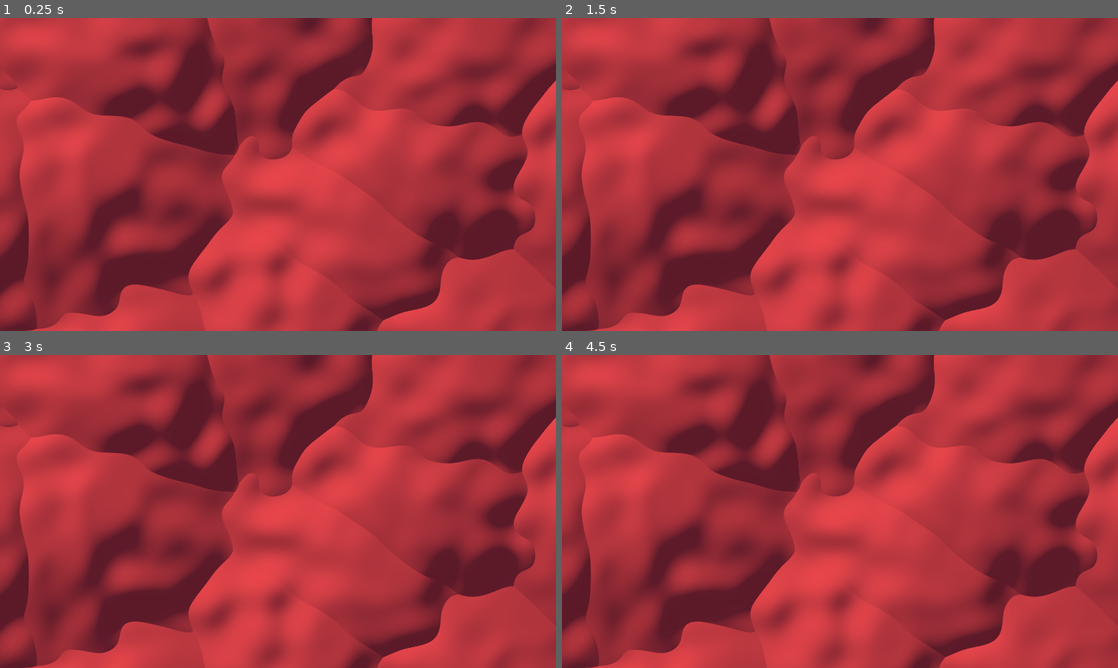
Above: before the commit, frames 1-4 (two rows, left to right).
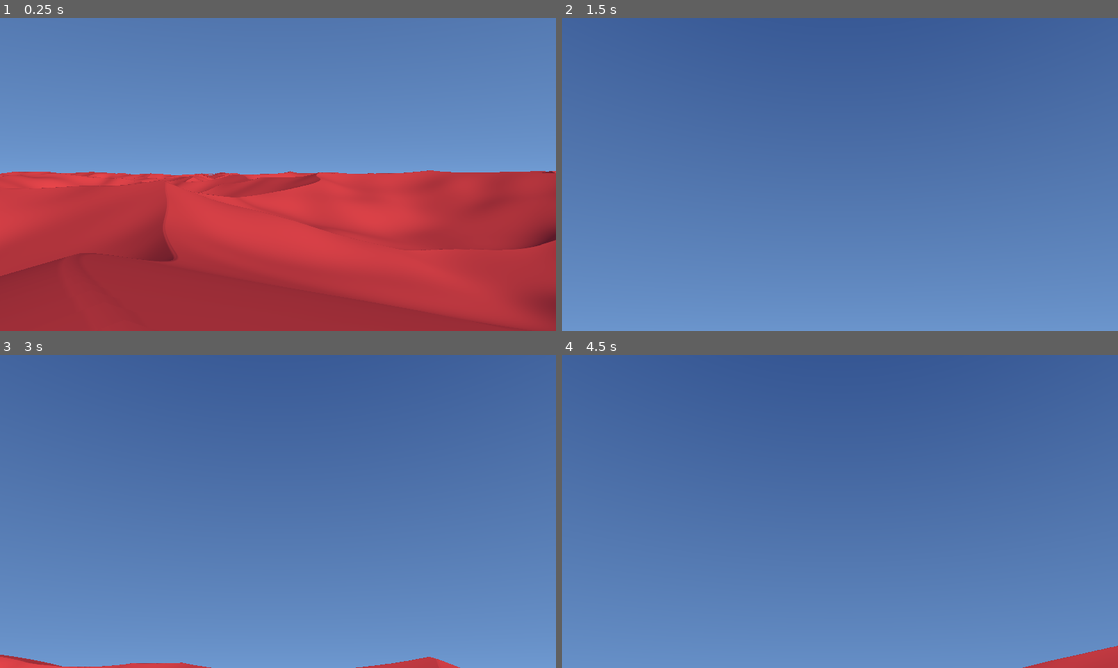
Above: after the commit, the same moments.

Repository: timo-eberl/realtime-graphics-exercises
Game: Godot game, scene res://scene.tscn
Same seed, same stepped clock (60 frames per second), same inputs: the game is played once before the commit and once after it.
Inputs (mouse positions are in pixels of both pictures, inside the frame that each line leads up to):
- Up to frame 1 (0.25 s): no input
- Up to frame 2 (1.5 s): tap Enter at 0.5 s; move the mouse to (867, 174) at 0.52 s; hold W (move_forward) from 0.53 s (still down); tap R at 0.6 s; move the mouse to (812, 174) at 1.27 s; tap M at 1.35 s
- Up to frame 3 (3 s): keep holding W (move_forward); tap Space at 2 s; move the mouse to (289, 505) at 2.02 s; tap N at 2.1 s; tap Enter at 2.75 s; move the mouse to (272, 517) at 2.77 s; tap L at 2.85 s
- Up to frame 4 (4.5 s): keep holding W (move_forward); move the mouse to (878, 514) at 3.52 s; tap 1 at 3.6 s; move the mouse to (795, 508) at 4.27 s; tap 2 at 4.35 s

The runs differ from the first frame. In frame 1, 79% of the frame differs, in the area x 0-100%, y 0-100%; in frame 2, 100%; in frame 3, 99%; in frame 4, 100%.

Commit message:
add height contour lines

Diff:
--- a/project-2/src/scene.gdshader
+++ b/project-2/src/scene.gdshader
@@ -4,7 +4,9 @@
 const float GRADIENT_DT = 0.5;
 const int MAX_STEPS = 150; // ray march steps
 const float MAX_DISTANCE = 1000.0; // from surface; if we are that far, we won't hit anything
-const bool ORTHO_VIEW = true;
+const bool ORTHO_VIEW = false;
+const bool SHOW_HEIGHT_CONTOUR_LINES = false;
+const float HEIGHT_CONTOUR_LINES_DISTANCE = 5.0;
 const float ORTHO_CAM_SIZE_Y = 200.0;
 // generic shader parameters ... (set from script)
 uniform vec3 P; uniform vec3 Q; uniform vec3 R; uniform vec3 S; // ... vectors
@@ -106,6 +108,10 @@
 	);
 }
 
+float inv_lerp(float a, float b, float v) {
+	return (v-a) / (b-a);
+}
+
 vec3 sphere_trace_ray(Ray ray) {
 	// step front-to-back over the ray
 	vec3 p = ray.p;
@@ -122,6 +128,10 @@
 		vec3 normal = normalize(gradient(p));
 		float debug;
 		height_at(p, debug);
+		if (SHOW_HEIGHT_CONTOUR_LINES) {
+			float t = distance( fract( p.y/HEIGHT_CONTOUR_LINES_DISTANCE + 0.5 ), 0.5 );
+			if (t < 0.03) { return vec3(0); }
+		}
 		return shade(_color_b, p, normal);
 	} else {
 		return background(ray);
